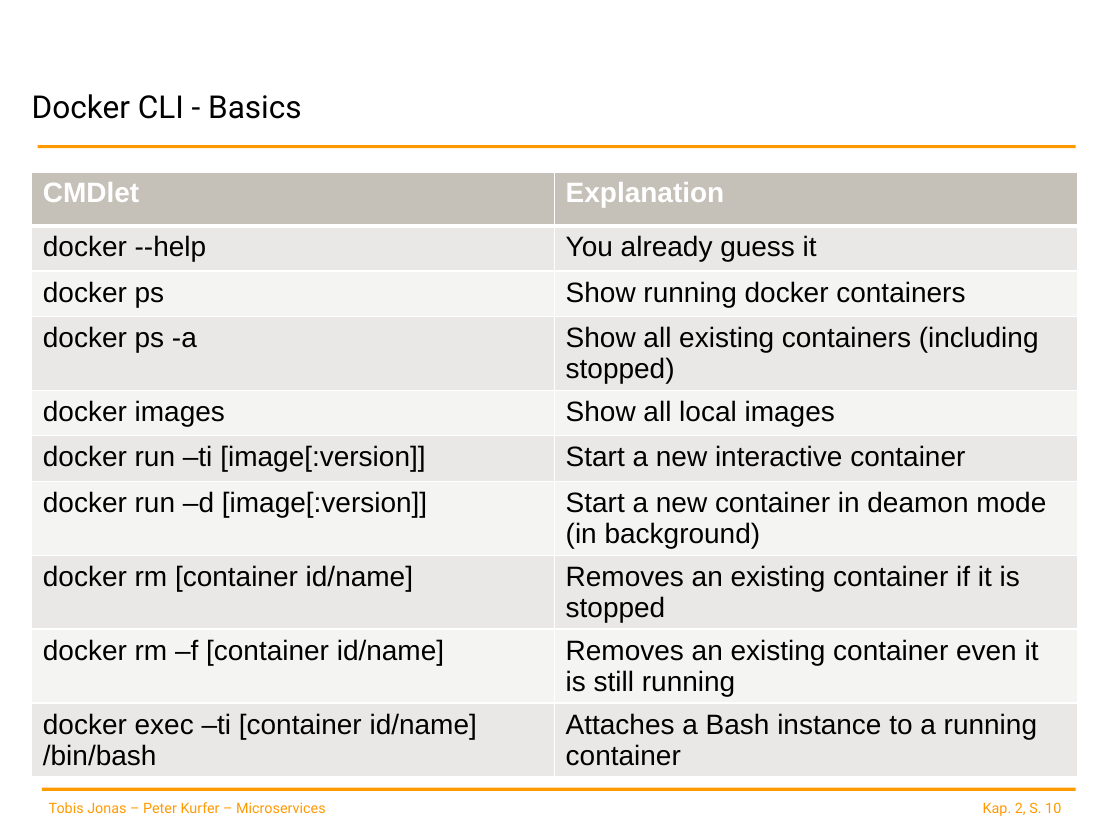
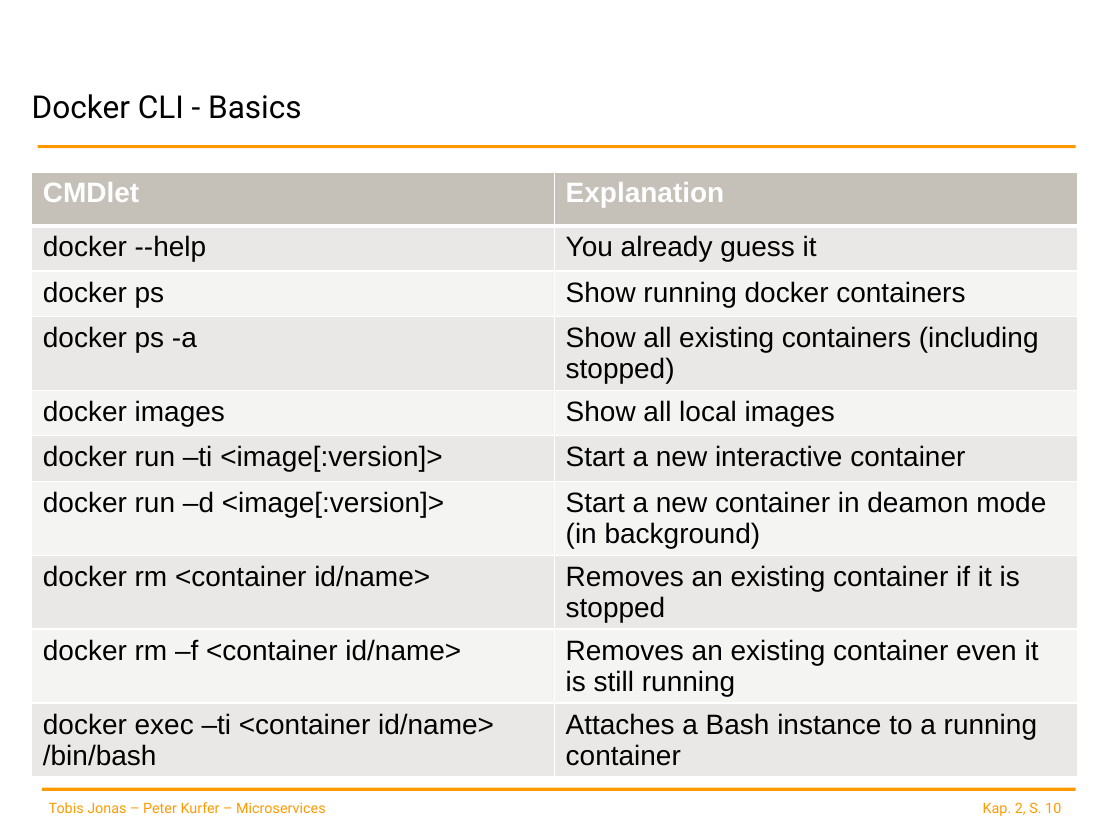
Before and after one commit to spoeck/Lectures, a slide deck: slide 10 of 02-Container-and-Provisioning/ContainerProvisioning.pptx. Drawn at 1120x840 pixels with LibreOffice and Linux fonts; fonts in the diff are those of the drawing; background and template pictures are left out. Boxes give left, top, right and bottom in pixels: in the first picture for what was removed or moved away, otherwise in the second. Text is boxed around its words. In the diff, an @@ line names an element or a change of style, - is before the commit and + after.

Commit message:
added slides about Docker image creation and Dockerfile spec

```diff
--- a/02-Container-and-Provisioning/ContainerProvisioning.pptx
+++ b/02-Container-and-Provisioning/ContainerProvisioning.pptx
@@ table at <box>31,171,1077,773</box> @@
-row 6, column 1: docker run –ti [image[:version]]
+row 6, column 1: docker run –ti <image[:version]>
-row 7, column 1: docker run –d [image[:version]]
+row 7, column 1: docker run –d <image[:version]>
-row 8, column 1: docker rm [container id/name]
+row 8, column 1: docker rm <container id/name>
-row 9, column 1: docker rm –f [container id/name]
+row 9, column 1: docker rm –f <container id/name>
-row 10, column 1: docker exec –ti [container id/name] /bin/bash
+row 10, column 1: docker exec –ti <container id/name> /bin/bash
```
Also in this commit, not shown: 1 other slide changed, 6 slides added.
